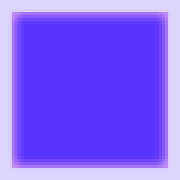
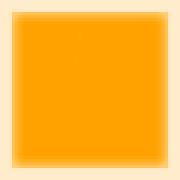
Layer changes from the first 180 × 180 image to the second:
added layer "Layer 4" above "Layer 3" over [0, 0, 180, 180]
hid "Layer 1" over [0, 0, 180, 180]
